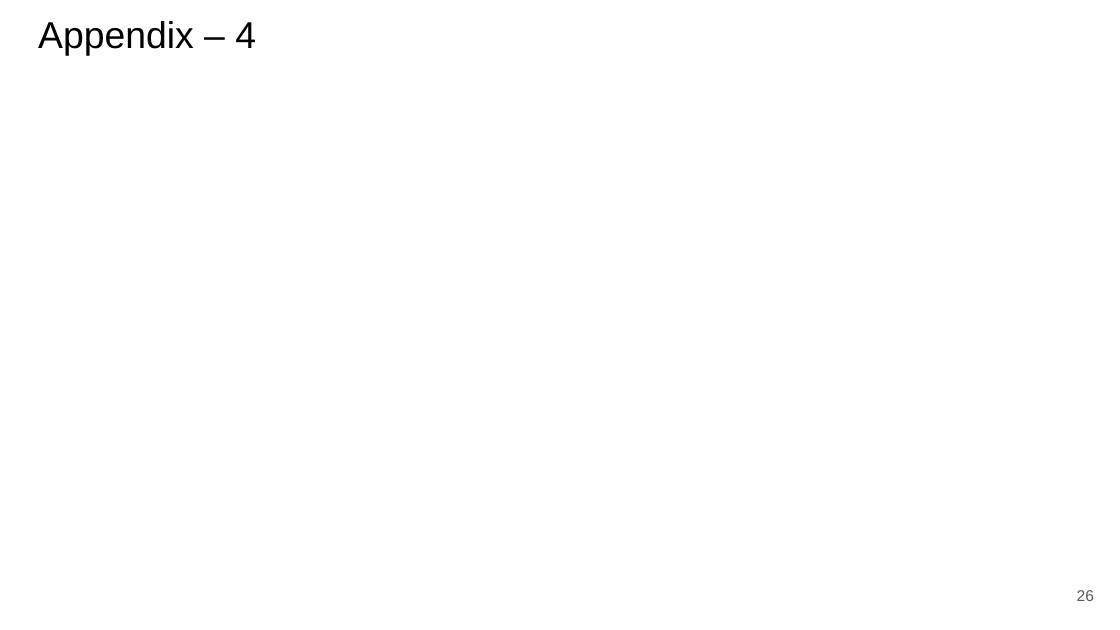
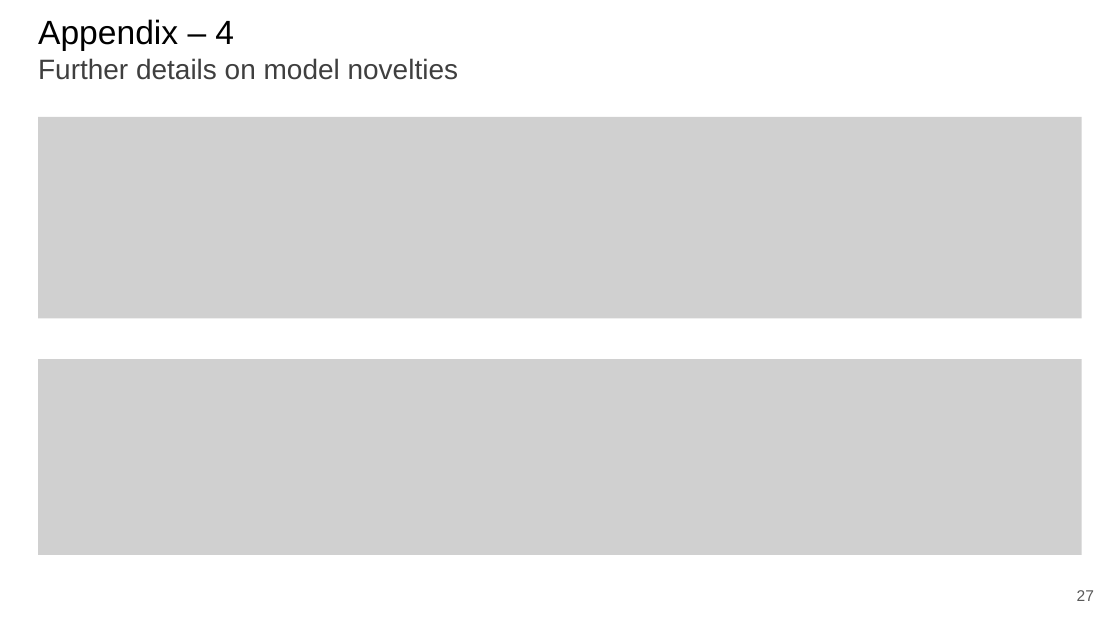
Before and after one commit to paolo-junior-mollica/machine-learning-project, a slide deck: slide 27 of relazione/ML-2023-PRJ-Slides-Demo.pptx (slide 26 before the commit). Drawn at 1120x630 pixels with LibreOffice and Linux fonts; fonts in the diff are those of the drawing; grey boxes stand for pictures. Boxes give left, top, right and bottom in pixels: in the first picture for what was removed or moved away, otherwise in the second. Text is boxed around its words. In the diff, an @@ line names an element or a change of style, - is before the commit and + after.

```diff
--- a/relazione/ML-2023-PRJ-Slides-Demo.pptx
+++ b/relazione/ML-2023-PRJ-Slides-Demo.pptx
@@ title at (x1=38, y1=19, x2=458, y2=80): text changed; size 24 to 18 pt; text colour #000000 to #3F3F3F @@
-Appendix – 4
+Appendix – 4
+Further details on model novelties
@@ picture added at (x1=38, y1=116, x2=1082, y2=318) @@
@@ picture added at (x1=38, y1=360, x2=1082, y2=556) @@
@@ page number at (x1=1077, y1=590, x2=1094, y2=601): text changed @@
-26
+27
```
Also in this commit, not shown: 6 other slides changed, 2 slides added.
